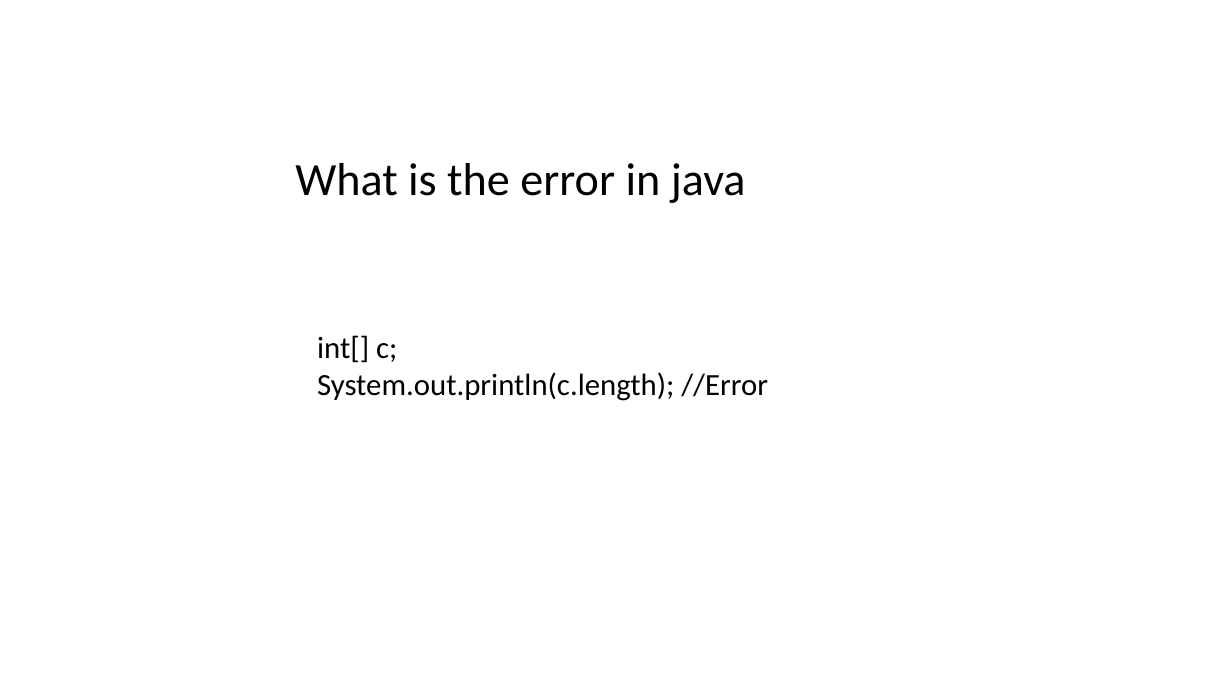
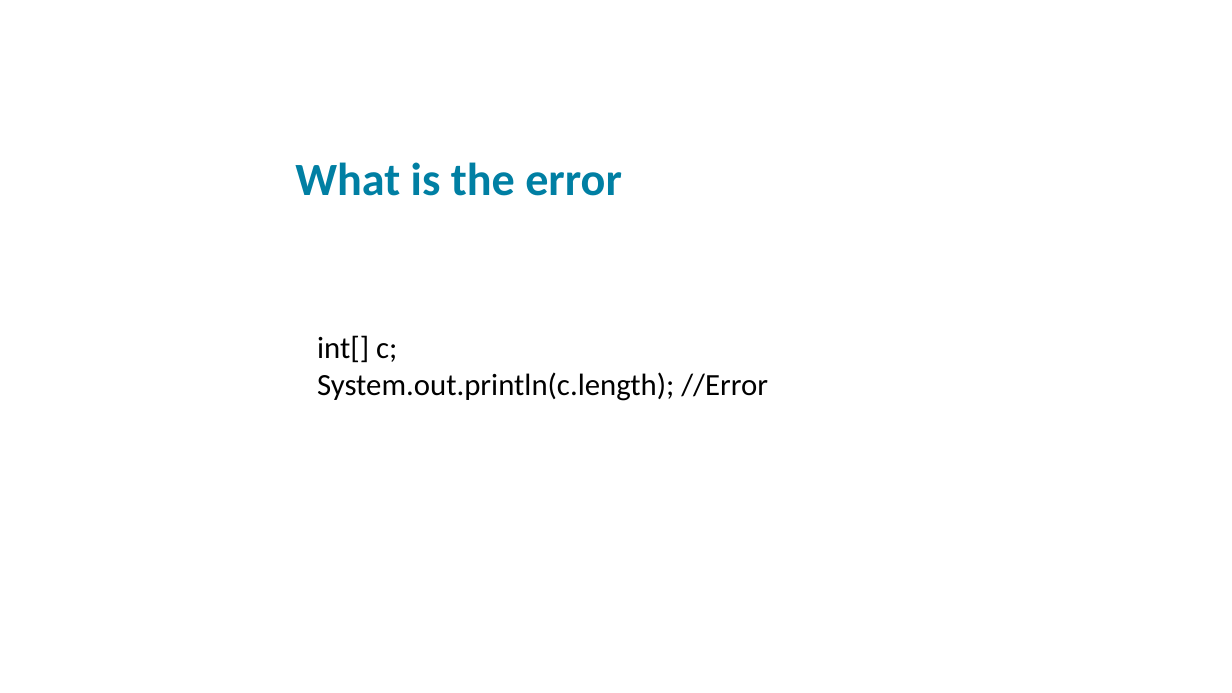
Before and after one commit to xiaoleibi/DMU26, a slide deck: slide 9 of ppt/uge40LoopsPartII.pptx (slide 8 before the commit). Drawn at 1232x693 pixels with LibreOffice and Linux fonts; fonts in the diff are those of the drawing. Boxes give left, top, right and bottom in pixels: in the first picture for what was removed or moved away, otherwise in the second. Text is boxed around its words. In the diff, an @@ line names an element or a change of style, - is before the commit and + after.

```diff
--- a/ppt/uge40LoopsPartII.pptx
+++ b/ppt/uge40LoopsPartII.pptx
@@ text at (295,162,622,196): text changed; text colour #000000 to #007FA3; bold on @@
-What is the error in java
+What is the error
```
Also in this commit, not shown: 4 other slides changed, 1 slide added, 2 other files.
